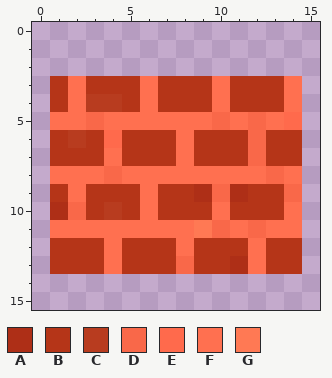
One commit to this pixel-art sprite: games/plachemy/assets/wall.png. Above: the version before the commit.
The file is 16x16 pixels. Colours within 5 levels of each other are drawn and written as one.
Palette (. is transparent): A #ae2f17  B #b53518  C #b83c1f  D #f96849  E #ff6a4c  F #ff7050  G #ff7954
Pixels before, first column x 1:
 3 BFBBBFBBBFBBBF
 4 BFCCBFBBBFBBBF
 5 FFDFFFFFFDFDFE
 6 BCBEBBBFBBBDBB
 7 BBBFBBBFBBBDBB
 8 FFFDFFFFFFFFDF
 9 BFBBBFBBADABBD
10 ADBCBFBBBFBBBF
11 FFFFFFFFGDFDFF
12 BBBFBBBFBBBFBB
13 BBBFBBBDBBAFBB
Now the later version:
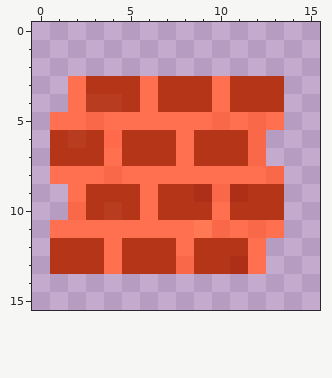
Edits made:
Colour A is removed in row 10 at x 1.
Colour B is removed in rows 3 to 4 at x 1; in rows 6 to 7 at x 13 to 14; in row 9 at x 1; in rows 12 to 13 at x 13 to 14.
Colour D is removed in row 9 at x 14.
Colour E is removed in row 5 at x 14.
Colour F is removed in rows 3 to 4 at x 14; in row 8 at x 14; in rows 10 to 11 at x 14.
Boxes around the changes in both pictures, in picture pixels (x1, y1, x2, y2):
erased: (50, 76, 68, 112)
erased: (266, 76, 302, 274)
erased: (50, 184, 68, 220)
